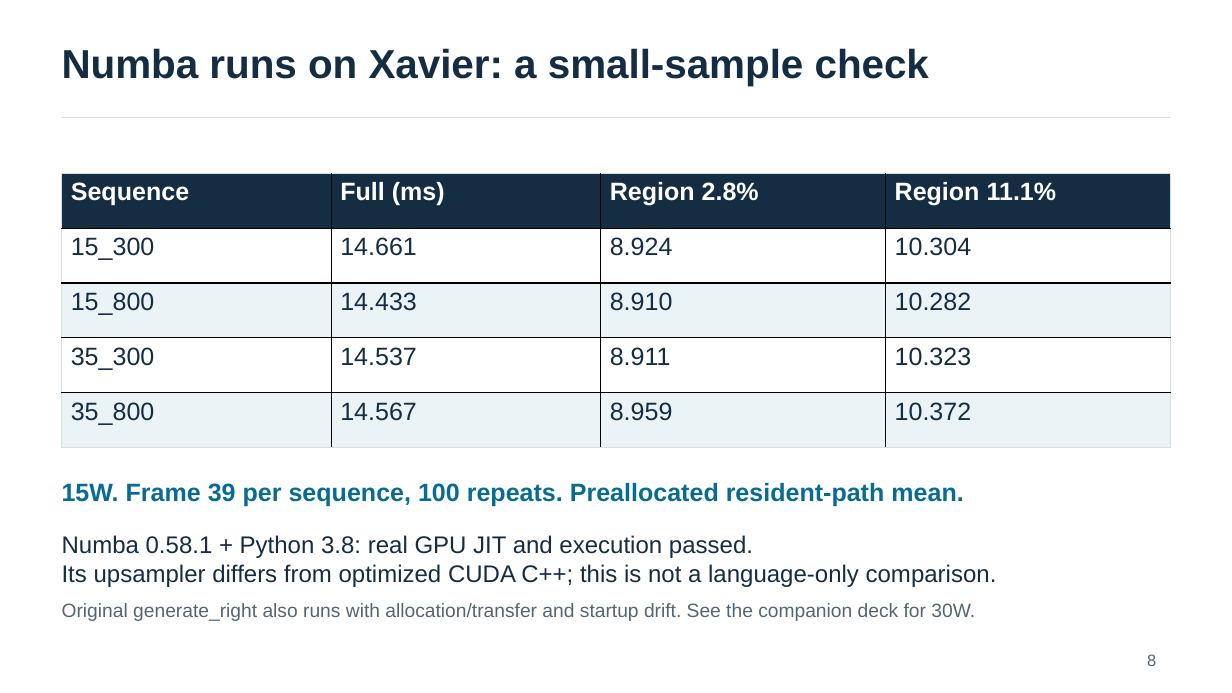
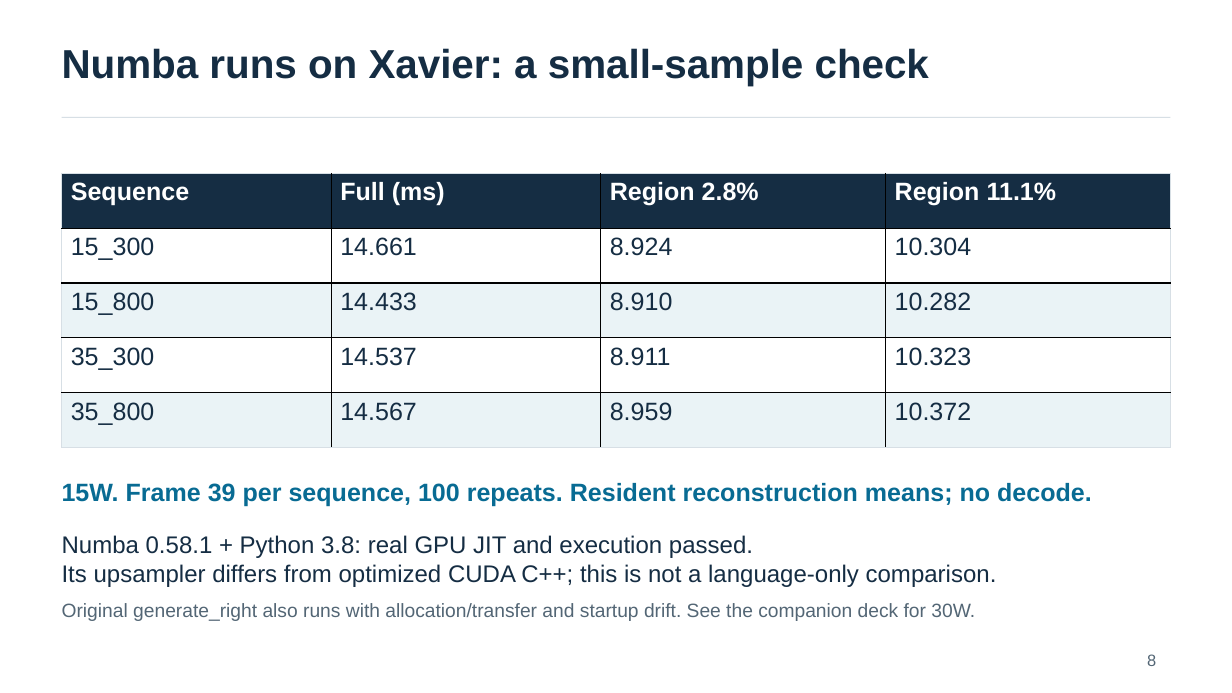
Before and after one commit to yingtian991221/stereo-eye-reconstruction, a slide deck: slide 8 of presentations/weekly_20261029/weekly_20261029_english_final.pptx. Drawn at 1232x693 pixels with LibreOffice and Linux fonts; fonts in the diff are those of the drawing. Boxes give left, top, right and bottom in pixels: in the first picture for what was removed or moved away, otherwise in the second. Text is boxed around its words. In the diff, an @@ line names an element or a change of style, - is before the commit and + after.

Commit message:
Apply fixed 2 ms decoding budget across FOV levels and record map decode tests

```diff
--- a/presentations/weekly_20261029/weekly_20261029_english_final.pptx
+++ b/presentations/weekly_20261029/weekly_20261029_english_final.pptx
@@ text at (x1=62, y1=483, x2=1092, y2=507): text changed @@
-15W. Frame 39 per sequence, 100 repeats. Preallocated resident-path mean.
+15W. Frame 39 per sequence, 100 repeats. Resident reconstruction means; no decode.
```
Also in this commit, not shown: 3 other slides changed, 23 other files.
